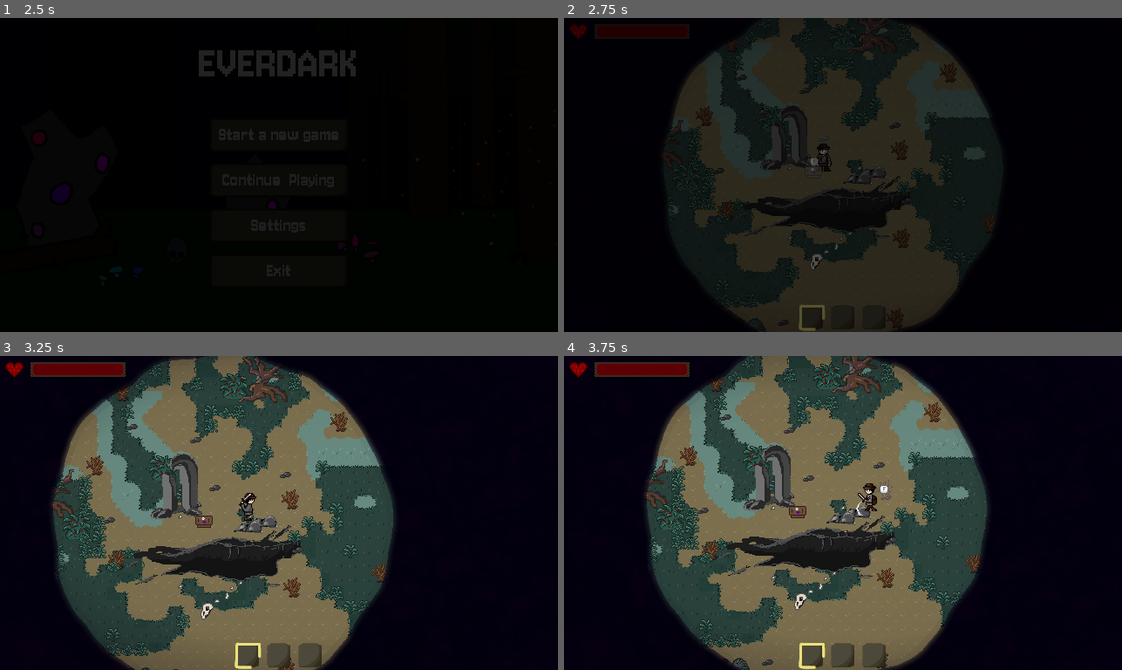
Above: before the commit, frames 1-4 (two rows, left to right).
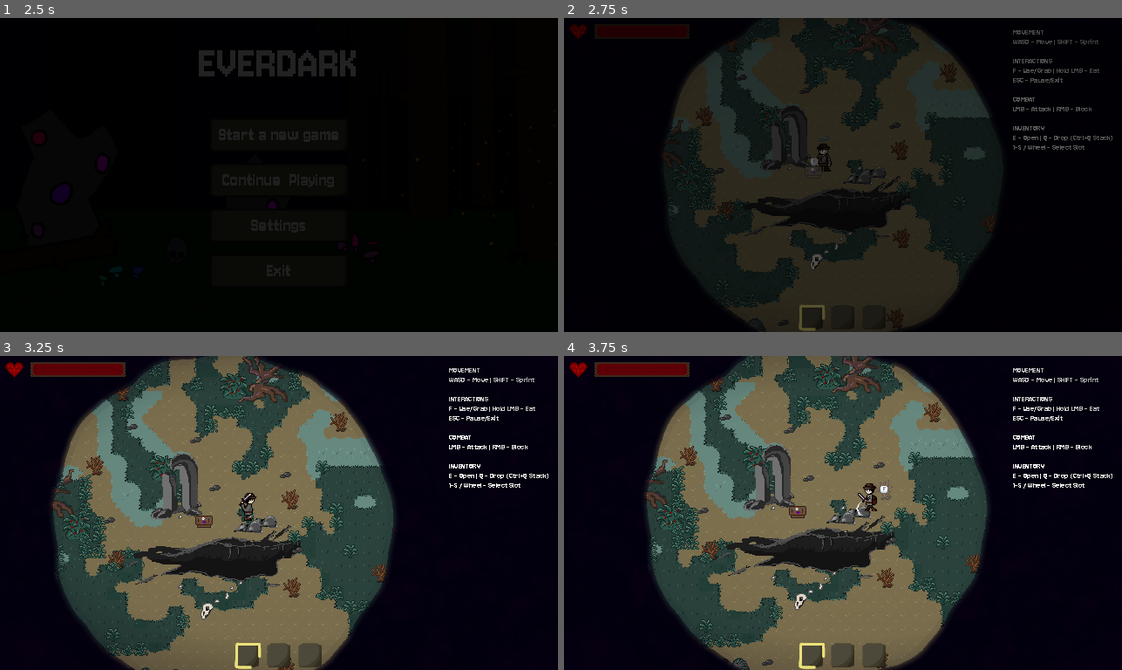
Above: after the commit, the same moments.

Repository: TimoRoggel/EverDark
Game: Godot game, scene res://UI/Main menu/main_menu.tscn
Same seed, same stepped clock (60 frames per second), same inputs: the game is played once before the commit and once after it. The engine's default icon, where the game draws it, is replaced by a stand-in: a white triangle on a blue panel in a dark square. Sound files missing from this copy of the repository are replaced by a short silence.
Inputs (mouse positions are in pixels of both pictures, inside the frame that each line leads up to):
- Up to frame 1 (2.5 s): click "Start a new game" at 0.5 s; click "Start a new game" at 1.25 s; click "OK" at 2 s
- Up to frame 2 (2.75 s): no input
- Up to frame 3 (3.25 s): tap Enter at 2.75 s; move the mouse to (401, 497) at 2.77 s; hold D (right) from 2.78 s (still down); tap 1 at 2.85 s; click (401, 497) at 2.92 s; tap 9 at 3.05 s
- Up to frame 4 (3.75 s): release D (right) at 3.5 s; drag from (731, 528) to (658, 569) at 3.52 s

Frame 1 is identical in both runs. In frame 2, 0.7% of the frame differs, in the area x 80-99%, y 3-43%; in frame 3, 0.7%; in frame 4, 0.7%.

Commit message:
controls fixed

Diff:
--- /dev/null
+++ b/UI/Settings/checkbox.gd
@@ -0,0 +1,11 @@
+extends Control
+
+@onready var check_box: CheckBox = $HBoxContainer/CheckBox
+
+func _ready() -> void:
+	if check_box:
+		check_box.button_pressed = GameManager.show_controls_overlay
+		check_box.toggled.connect(_on_check_box_toggled)
+
+func _on_check_box_toggled(toggled_on: bool) -> void:
+		GameManager.set_controls_visibility(toggled_on)
--- /dev/null
+++ b/UI/Settings/checkbox.tscn
@@ -0,0 +1,30 @@
+[gd_scene load_steps=2 format=3 uid="uid://bfcogb5focq84"]
+
+[ext_resource type="Script" uid="uid://c6hyqqxriwtvx" path="res://UI/Settings/checkbox.gd" id="1_11l52"]
+
+[node name="Control" type="Control"]
+layout_mode = 3
+anchors_preset = 15
+anchor_right = 1.0
+anchor_bottom = 1.0
+grow_horizontal = 2
+grow_vertical = 2
+script = ExtResource("1_11l52")
+
+[node name="HBoxContainer" type="HBoxContainer" parent="."]
+layout_mode = 0
+offset_right = 40.0
+offset_bottom = 40.0
+theme_override_constants/separation = 24
+
+[node name="Label" type="Label" parent="HBoxContainer"]
+layout_mode = 2
+text = "Display controls overlay"
+
+[node name="VSeparator" type="VSeparator" parent="HBoxContainer"]
+layout_mode = 2
+
+[node name="CheckBox" type="CheckBox" parent="HBoxContainer"]
+layout_mode = 2
+
+[connection signal="toggled" from="HBoxContainer/CheckBox" to="." method="_on_check_box_toggled"]
--- a/UI/Settings/settings_tab_container.tscn
+++ b/UI/Settings/settings_tab_container.tscn
@@ -1,9 +1,10 @@
-[gd_scene load_steps=7 format=3 uid="uid://bfo35y24syp7t"]
+[gd_scene load_steps=8 format=3 uid="uid://bfo35y24syp7t"]
 
 [ext_resource type="Script" uid="uid://do6phc3fxdxvq" path="res://UI/Settings/settings_tab_container.gd" id="1_vysk0"]
 [ext_resource type="PackedScene" uid="uid://bubk665qv0ser" path="res://UI/Settings/audio_slider_settings.tscn" id="2_4286n"]
 [ext_resource type="PackedScene" uid="uid://wvfmbpqnxjlq" path="res://UI/Settings/window_mode_button.tscn" id="3_aroon"]
 [ext_resource type="PackedScene" uid="uid://q2qsu8vf1i6q" path="res://UI/Settings/resolution_mode_button.tscn" id="4_hseaq"]
+[ext_resource type="PackedScene" uid="uid://bfcogb5focq84" path="res://UI/Settings/checkbox.tscn" id="5_4286n"]
 [ext_resource type="Script" uid="uid://d0rqtukk47lp8" path="res://UI/Settings/controls.gd" id="5_jh3jm"]
 [ext_resource type="PackedScene" uid="uid://c05b5nqv7pwqh" path="res://UI/Settings/input_button.tscn" id="6_0doo3"]
 
@@ -108,10 +109,48 @@
 layout_mode = 2
 size_flags_vertical = 8
 
+[node name="Accessibility" type="TabBar" parent="TabContainer"]
+layout_mode = 2
+metadata/_tab_index = 2
+
+[node name="MarginContainer" type="MarginContainer" parent="TabContainer/Accessibility"]
+layout_mode = 1
+anchors_preset = 15
+anchor_right = 1.0
+anchor_bottom = 1.0
+grow_horizontal = 2
+grow_vertical = 2
+theme_override_constants/margin_left = 24
+theme_override_constants/margin_top = 24
+theme_override_constants/margin_right = 24
+theme_override_constants/margin_bottom = 24
+
+[node name="ScrollContainer" type="ScrollContainer" parent="TabContainer/Accessibility/MarginContainer"]
+layout_mode = 2
+
+[node name="MarginContainer" type="MarginContainer" parent="TabContainer/Accessibility/MarginContainer/ScrollContainer"]
+layout_mode = 2
+size_flags_horizontal = 4
+size_flags_vertical = 4
+theme_override_constants/margin_left = 12
+theme_override_constants/margin_top = 12
+theme_override_constants/margin_right = 12
+theme_override_constants/margin_bottom = 12
+
+[node name="VBoxContainer" type="VBoxContainer" parent="TabContainer/Accessibility/MarginContainer/ScrollContainer/MarginContainer"]
+layout_mode = 2
+size_flags_horizontal = 0
+size_flags_vertical = 0
+theme_override_constants/separation = 60
+
+[node name="Control" parent="TabContainer/Accessibility/MarginContainer/ScrollContainer/MarginContainer/VBoxContainer" instance=ExtResource("5_4286n")]
+layout_mode = 2
+
 [node name="Controls" type="TabBar" parent="TabContainer"]
+visible = false
 layout_mode = 2
 script = ExtResource("5_jh3jm")
-metadata/_tab_index = 2
+metadata/_tab_index = 3
 
 [node name="MarginContainer" type="MarginContainer" parent="TabContainer/Controls"]
 layout_mode = 1
--- /dev/null
+++ b/UI/controls_overlay.gd
@@ -0,0 +1,11 @@
+extends Control
+
+func _ready() -> void:
+
+	visible = GameManager.show_controls_overlay
+
+	if not GameManager.is_connected("controls_visibility_changed", _on_visibility_changed):
+		GameManager.controls_visibility_changed.connect(_on_visibility_changed)
+
+func _on_visibility_changed(new_state: bool) -> void:
+	visible = new_state
--- /dev/null
+++ b/UI/controls_overlay.tscn
@@ -0,0 +1,46 @@
+[gd_scene load_steps=3 format=3 uid="uid://cpxy5tg85w03x"]
+
+[ext_resource type="Script" uid="uid://c1ji8ytcp5klg" path="res://UI/controls_overlay.gd" id="1_hav85"]
+
+[sub_resource type="LabelSettings" id="LabelSettings_hav85"]
+line_spacing = -1.0
+font_size = 10
+outline_size = 1
+outline_color = Color(0, 0, 0, 1)
+
+[node name="ControlsOverlay" type="Control"]
+layout_mode = 3
+anchors_preset = 15
+anchor_right = 1.0
+anchor_bottom = 1.0
+grow_horizontal = 2
+grow_vertical = 2
+script = ExtResource("1_hav85")
+
+[node name="MarginContainer" type="MarginContainer" parent="."]
+layout_mode = 1
+anchors_preset = 1
+anchor_left = 1.0
+anchor_right = 1.0
+offset_left = -40.0
+offset_bottom = 40.0
+grow_horizontal = 0
+theme_override_constants/margin_top = 10
+theme_override_constants/margin_right = 10
+
+[node name="Label" type="Label" parent="MarginContainer"]
+layout_mode = 2
+text = "MOVEMENT
+WASD - Move | SHIFT - Sprint
+
+INTERACTIONS
+F - Use/Grab | Hold LMB - Eat
+ESC - Pause/Exit
+
+COMBAT
+LMB - Attack | RMB - Block
+
+INVENTORY
+E - Open | Q - Drop (Ctrl+Q Stack)
+1-5 / Wheel - Select Slot"
+label_settings = SubResource("LabelSettings_hav85")
--- a/scenes/characters/hotbar_container.gd
+++ b/scenes/characters/hotbar_container.gd
@@ -27,9 +27,9 @@
 # Hotbar.gd
 
 func _input(event: InputEvent) -> void:
-
 	if not is_active:
 		return
+
 	if event.is_action_pressed("drop_item"):
 		if inventory:
 			var slots = inventory.get_slots()
@@ -46,6 +46,12 @@
 			elif event.button_index == MOUSE_BUTTON_WHEEL_DOWN:
 				currently_selected_slot = posmod(currently_selected_slot + 1, hotbar_slots)
 				select_slot(currently_selected_slot)
+
+	if event is InputEventKey and event.pressed:
+		if event.keycode >= KEY_1 and event.keycode <= KEY_9:
+			var slot_index = event.keycode - KEY_1
+			if slot_index < hotbar_slots:
+				select_slot(slot_index)
 
 func _process(_delta: float) -> void:
 	update_hotbar()
--- a/scenes/characters/player.tscn
+++ b/scenes/characters/player.tscn
@@ -51,6 +51,7 @@
 [ext_resource type="Script" uid="uid://c44mah042f13w" path="res://scripts/tools/ambience_player.gd" id="36_rfou0"]
 [ext_resource type="AudioStream" uid="uid://c3arxi2gi81iv" path="res://audio/sounds/player/everdark_damage.wav" id="37_n7k00"]
 [ext_resource type="Texture2D" uid="uid://c1fa8vx4kv8r3" path="res://map/map assets/New Piskel (46).png" id="44_qmarm"]
+[ext_resource type="PackedScene" uid="uid://cpxy5tg85w03x" path="res://UI/controls_overlay.tscn" id="52_5bn3a"]
 
 [sub_resource type="RectangleShape2D" id="RectangleShape2D_dyp2m"]
 size = Vector2(6, 8)
@@ -744,6 +745,8 @@
 
 [node name="CanvasLayer" type="CanvasLayer" parent="."]
 
+[node name="ControlsOverlay" parent="CanvasLayer" instance=ExtResource("52_5bn3a")]
+
 [node name="HUD" parent="CanvasLayer" instance=ExtResource("20_kmyvj")]
 
 [node name="inventory" type="GridContainer" parent="CanvasLayer"]
--- a/scenes/crafting/crafting_ui.tscn
+++ b/scenes/crafting/crafting_ui.tscn
@@ -1,6 +1,7 @@
-[gd_scene load_steps=4 format=3 uid="uid://ccsvhx5s8yx0t"]
+[gd_scene load_steps=5 format=3 uid="uid://ccsvhx5s8yx0t"]
 
 [ext_resource type="Script" uid="uid://dricqlote5fbh" path="res://Crafting/crafting_ui.gd" id="1_jp7wa"]
+[ext_resource type="Texture2D" uid="uid://dsv0eqiex71cw" path="res://map/Art Assets/Player HUD/184x130_upgrade_HUD.png" id="2_fpwgh"]
 [ext_resource type="PackedScene" uid="uid://chgdmhkgaavft" path="res://scenes/crafting/inventory_slot.tscn" id="2_w7jay"]
 [ext_resource type="AudioStream" uid="uid://buytc168e0tfc" path="res://audio/sounds/crafting_table/craft.wav" id="3_jp7wa"]
 
@@ -22,6 +23,10 @@
 theme_override_constants/margin_top = 12
 theme_override_constants/margin_right = 12
 theme_override_constants/margin_bottom = 12
+
+[node name="TextureRect" type="TextureRect" parent="MarginContainer"]
+layout_mode = 2
+texture = ExtResource("2_fpwgh")
 
 [node name="HBoxContainer" type="HBoxContainer" parent="MarginContainer"]
 layout_mode = 2
--- a/scripts/globals/game_manager.gd
+++ b/scripts/globals/game_manager.gd
@@ -101,3 +101,11 @@
 			clear_active_ui()
 		return true
 	return false
+
+var show_controls_overlay: bool = true
+
+signal controls_visibility_changed(is_visible: bool)
+
+func set_controls_visibility(value: bool) -> void:
+	show_controls_overlay = value
+	controls_visibility_changed.emit(show_controls_overlay)
Not shown, added: UI/Settings/checkbox.gd.uid
Not shown, added: UI/controls_overlay.gd.uid
Not shown: 1 places in scenes/characters/player.tscn that only renumber resources
